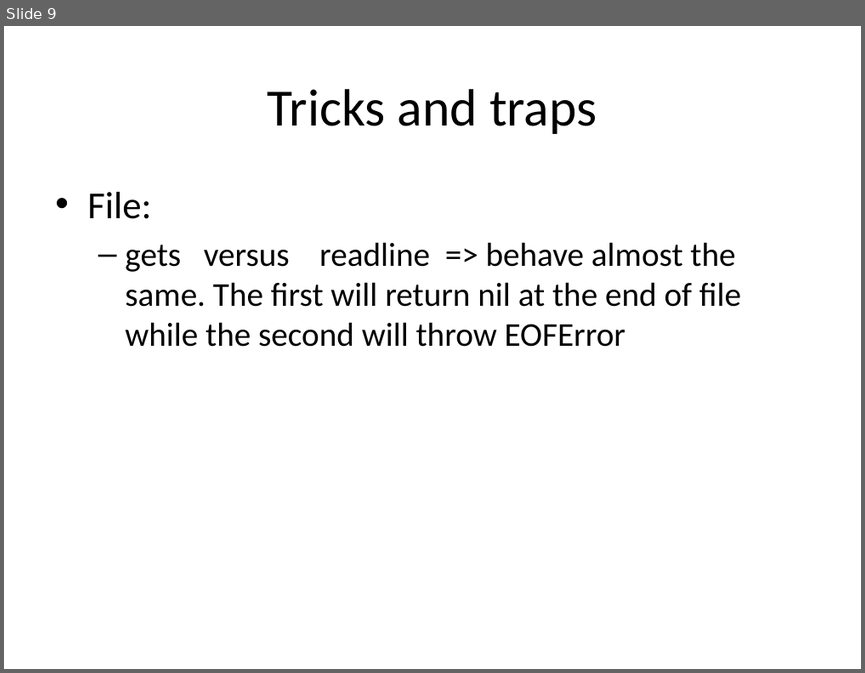
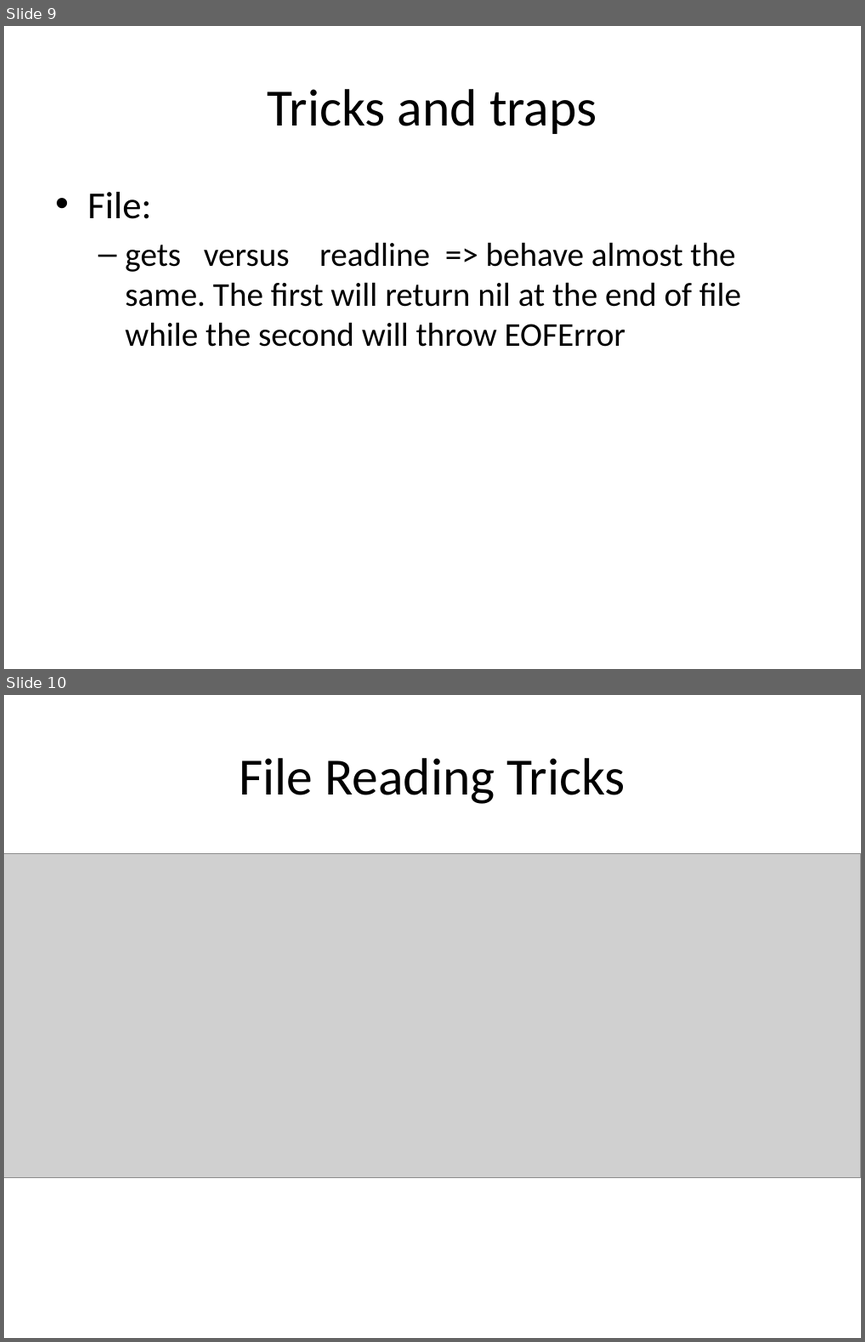
Before and after one commit to zfvit/learning_ruby, a slide deck: Ruby_preparation_exam.pptx. Shown one above the other, each under a label of ours: slide 9 before the commit, slides 9 and 10 after it. The pictures are 865x673 and 865x1342 pixels, drawn with LibreOffice and Linux fonts; fonts in the diff are those of the drawing; grey boxes stand for pictures. Boxes give left, top, right and bottom in pixels: in the first picture for what was removed or moved away, otherwise in the second. Text is boxed around its words. In the diff, an @@ line names an element or a change of style, - is before the commit and + after.

```diff
--- a/Ruby_preparation_exam.pptx
+++ b/Ruby_preparation_exam.pptx
@@ slide 10 added at (4, 695, 861, 1338), background #FFFFFF @@
@@ title added at (239, 758, 625, 804), 44 pt, text #000000 @@
+File Reading Tricks
@@ picture added at (4, 853, 861, 1179) @@
```
Also in this commit, not shown: 1 slide changed, 1 other slide added, 1 slide removed, 20 other files.
